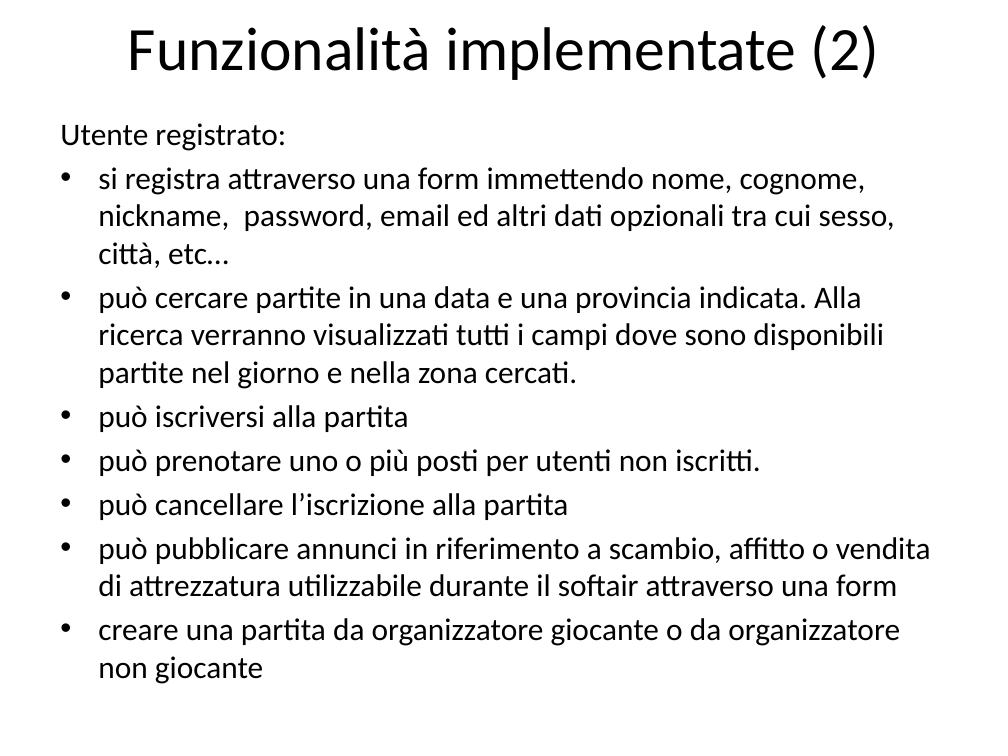
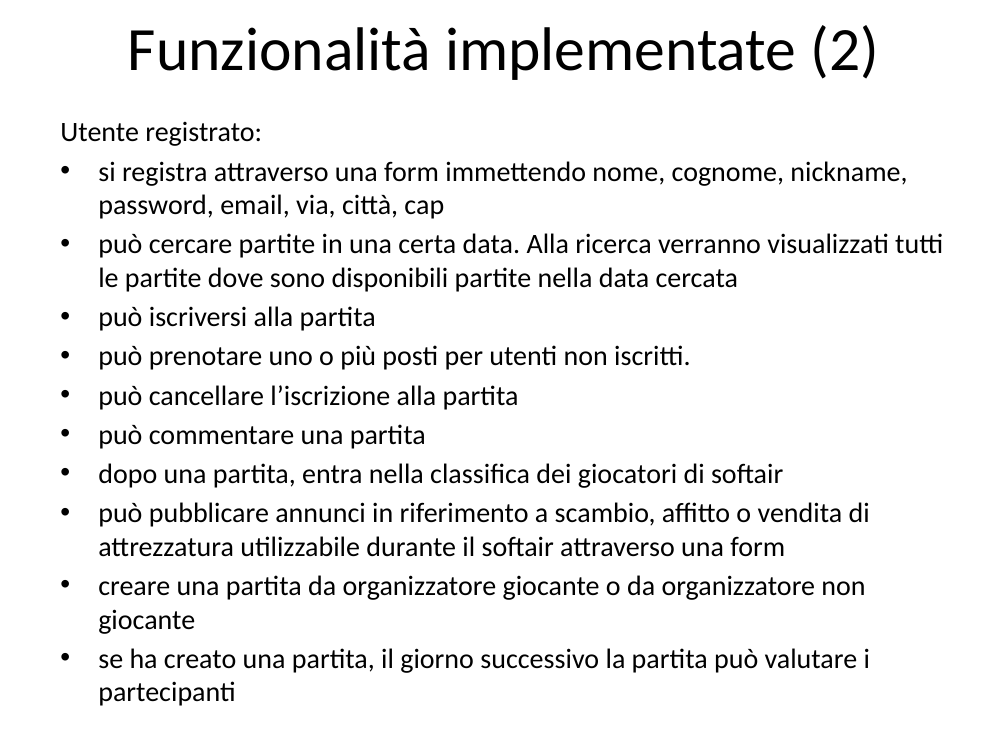
Before and after one commit to Barcode36/GoSoftair, a slide deck: slide 4 of Presentazione GoSoftair/GoSoftair Presentazione.pptx. Drawn at 1008x756 pixels with LibreOffice and Linux fonts; fonts in the diff are those of the drawing; background and template pictures are left out. Boxes give left, top, right and bottom in pixels: in the first picture for what was removed or moved away, otherwise in the second. Text is boxed around its words. In the diff, an @@ line names an element or a change of style, - is before the commit and + after.

```diff
--- a/Presentazione GoSoftair/GoSoftair Presentazione.pptx
+++ b/Presentazione GoSoftair/GoSoftair Presentazione.pptx
@@ text at bbox=[60, 121, 870, 634]: size 22.4 to 20 pt in "Utente registrato:", "può iscriversi alla partita", "può prenotare uno o più posti per ...", "può cancellare l’iscrizione alla partita" and 2 more places @@
@@ text at bbox=[98, 161, 943, 292]: text changed; size 22.4 to 20 pt @@
-• si registra attraverso una form immettendo nome, cognome, nickname, password, email ed altri dati opzionali tra cui sesso, città, etc…
-• può cercare partite in una data e una provincia indicata. Alla ricerca verranno visualizzati tutti i campi dove sono disponibili partite nel giorno e nella zona cercati.
+• si registra attraverso una form immettendo nome, cognome, nickname, password, email, via, città, cap
+• può cercare partite in una certa data. Alla ricerca verranno visualizzati tutti le partite dove sono disponibili partite nella data cercata
@@ text at bbox=[98, 424, 783, 488]: paragraphs added @@
+• può commentare una partita
+• dopo una partita, entra nella classifica dei giocatori di softair
@@ text at bbox=[98, 648, 870, 706]: paragraph added @@
+• se ha creato una partita, il giorno successivo la partita può valutare i partecipanti
```
Also in this commit, not shown: 1 other slide changed.
